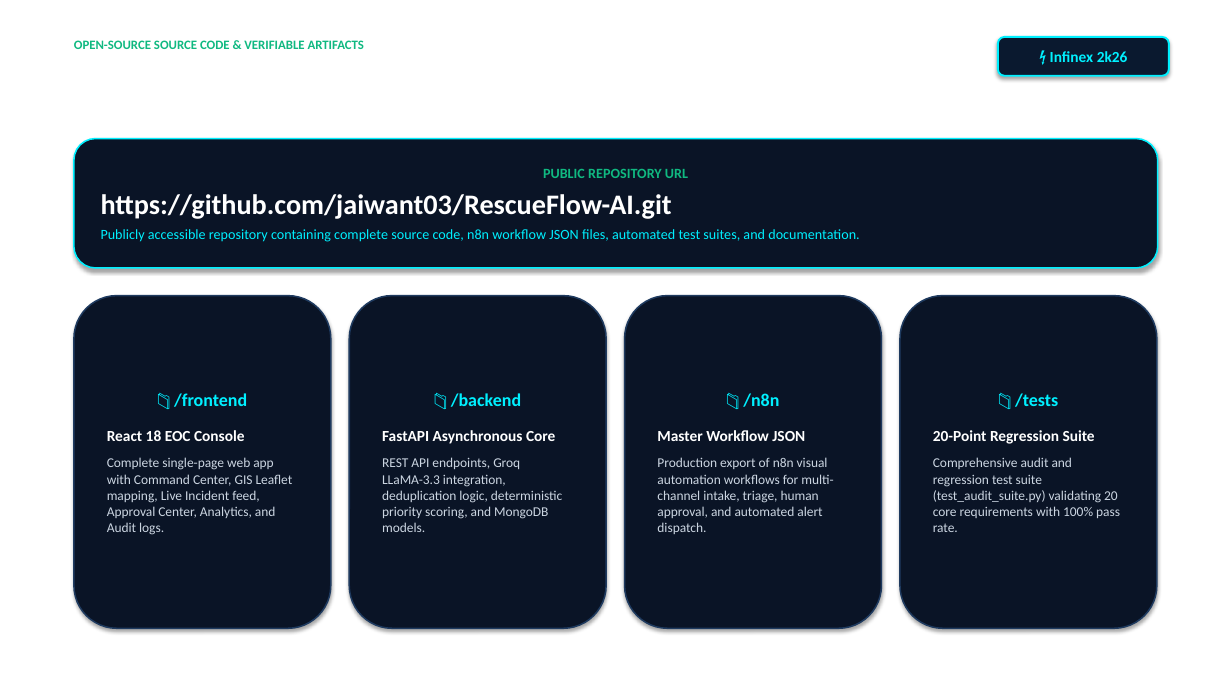
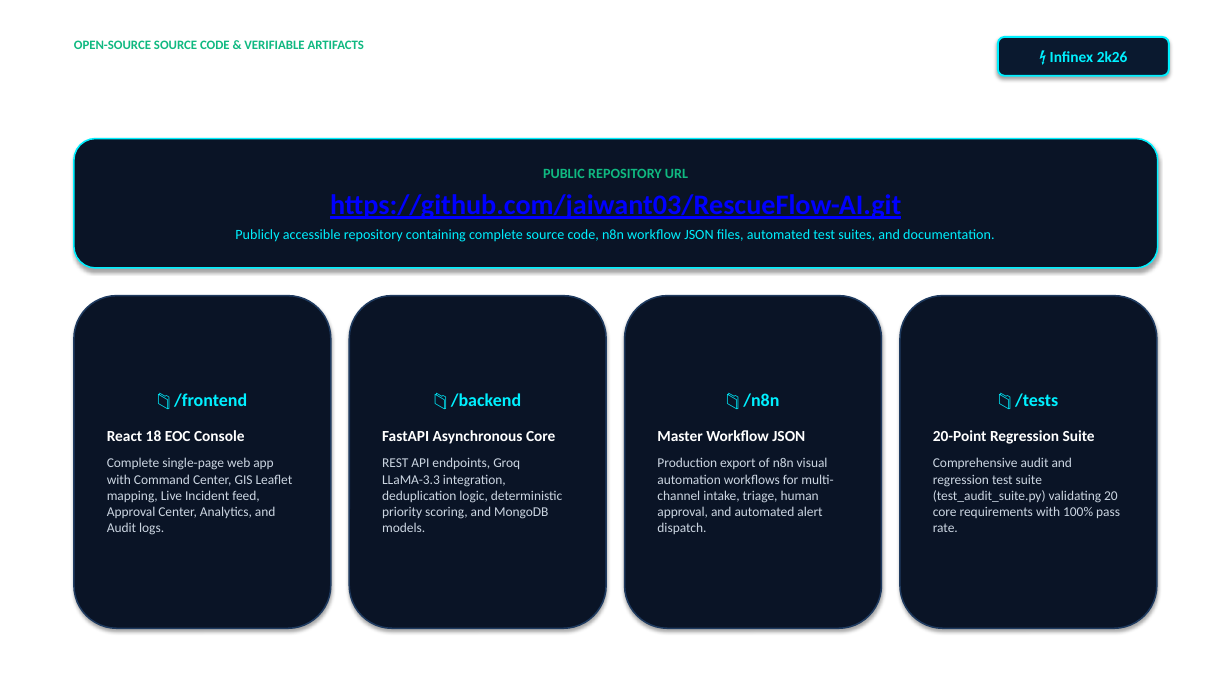
Before and after one commit to jaiwant03/RescueFlow-AI, a slide deck: slide 6 of INFINEX_2K26/RescueFlow_AI_Project PPT.pptx. Drawn at 1232x693 pixels with LibreOffice and Linux fonts; fonts in the diff are those of the drawing; background and template pictures are left out. Boxes give left, top, right and bottom in pixels: in the first picture for what was removed or moved away, otherwise in the second. Text is boxed around its words. In the diff, an @@ line names an element or a change of style, - is before the commit and + after.

```diff
--- a/INFINEX_2K26/RescueFlow_AI_Project PPT.pptx
+++ b/INFINEX_2K26/RescueFlow_AI_Project PPT.pptx
@@ text in rounded rectangle at (235,194,994,242): text colour #FFFFFF to #0000FF, underline on in "https://github.com/jaiwant03/RescueFlow-AI.git"; alignment left to centre @@
```
Also in this commit, not shown: 2 other slides changed, 2 other files.
